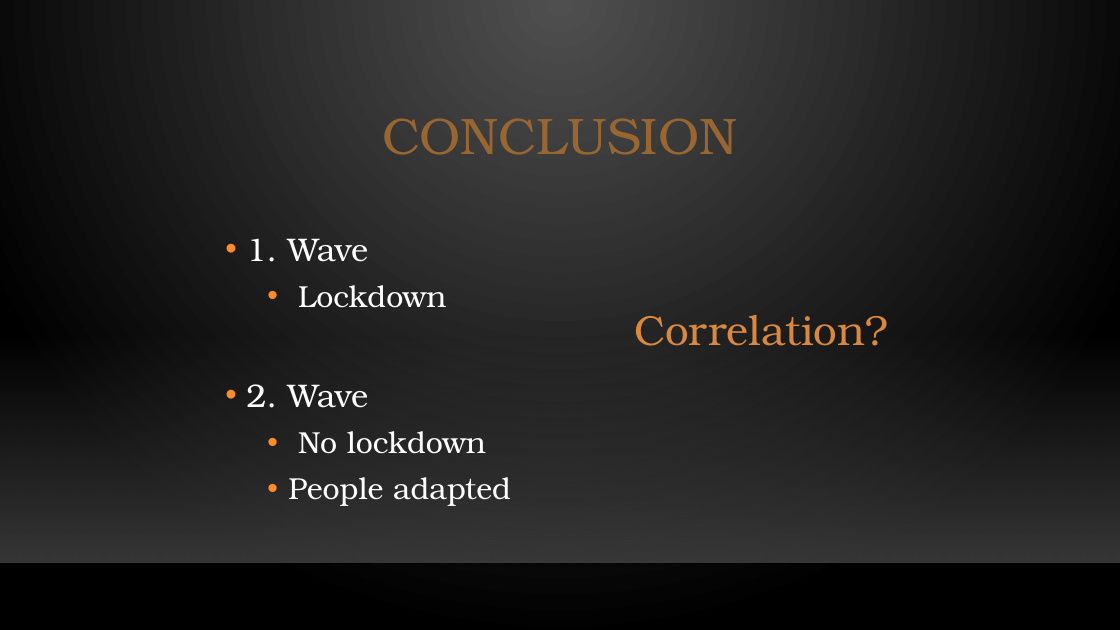
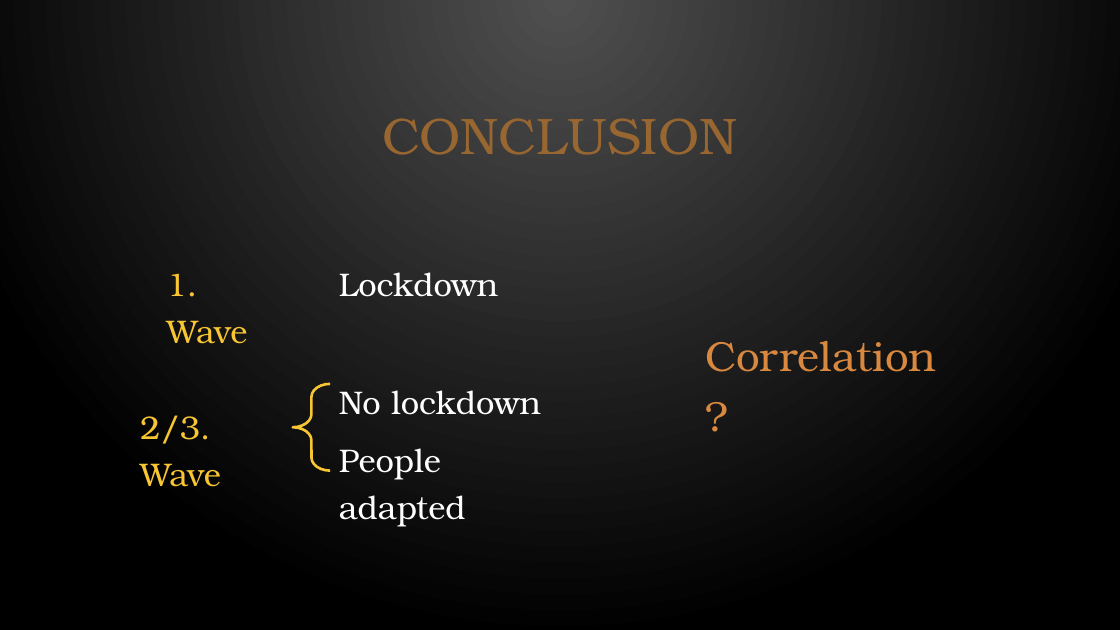
Before and after one commit to davidkristoffersen/bed-2056_data_science_project, a slide deck: slide 6 of datascience_project.pptx. Drawn at 1120x630 pixels with LibreOffice and Linux fonts; fonts in the diff are those of the drawing; background and template pictures are left out. Boxes give left, top, right and bottom in pixels: in the first picture for what was removed or moved away, otherwise in the second. Text is boxed around its words. In the diff, an @@ line names an element or a change of style, - is before the commit and + after.

Commit message:
Improved design of pptx

```diff
--- a/datascience_project.pptx
+++ b/datascience_project.pptx
@@ text at (246,238,369,262): paragraph removed @@
-• 1. Wave
@@ text "Lockdown": place and size @@
-text "Lockdown" at (246,238,511,506)
+text "Lockdown" at (339,272,541,527)
@@ text "Lockdown" at (339,272,541,527): size 26 to 28 pt; bullet • to none; list level 2 to 1 in "Lockdown"; line spacing 1.1 to 1.2; list level 2 to 1 in "No lockdown"; list level 2 to 1 in "People adapted" @@
@@ text added at (167,273,248,344), 28 pt, text #F8C533 @@
+1. Wave
@@ text "Correlation?" rewrapped from (634,315,888,346) to (705,341,936,372) @@
@@ rectangle removed at (0,333,1120,563) @@
@@ text at (246,384,369,408): paragraph removed @@
-• 2. Wave
@@ left brace added at (293,384,330,471), outline #F8C533 2.25 pt @@
@@ text added at (140,415,221,487), 28 pt, text #F8C533 @@
+2/3. Wave
@@ line removed from (0, 564) to (1120, 564) @@
```
Also in this commit, not shown: 5 other slides changed.
